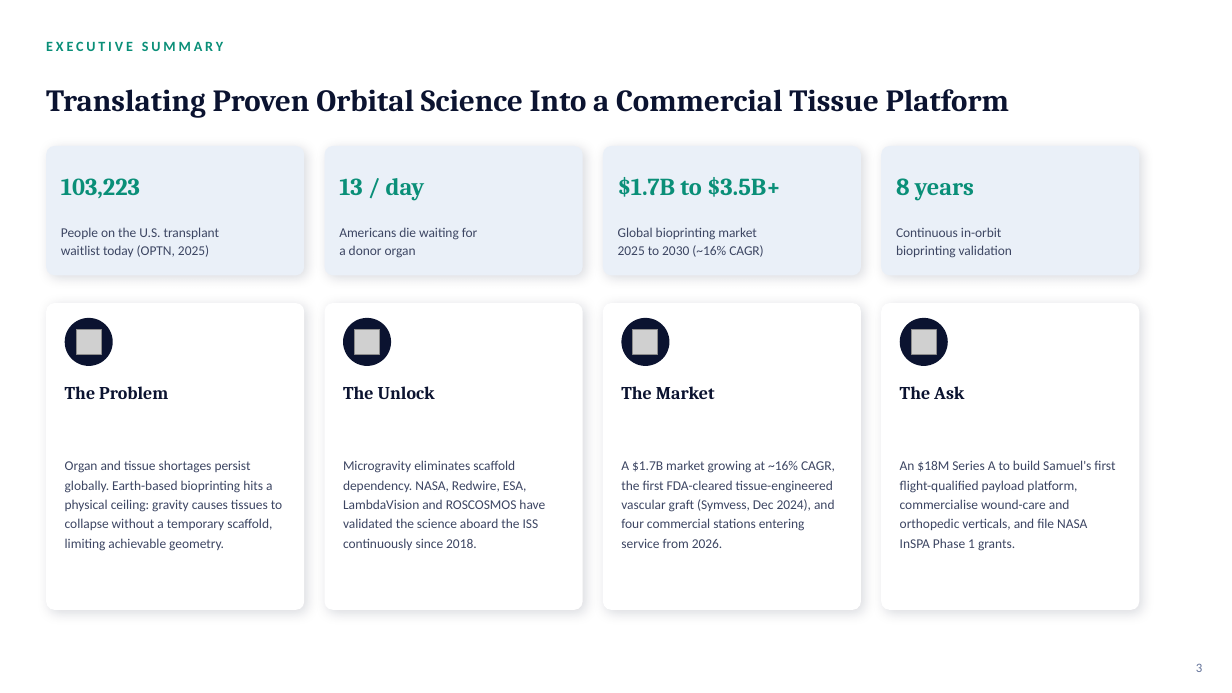
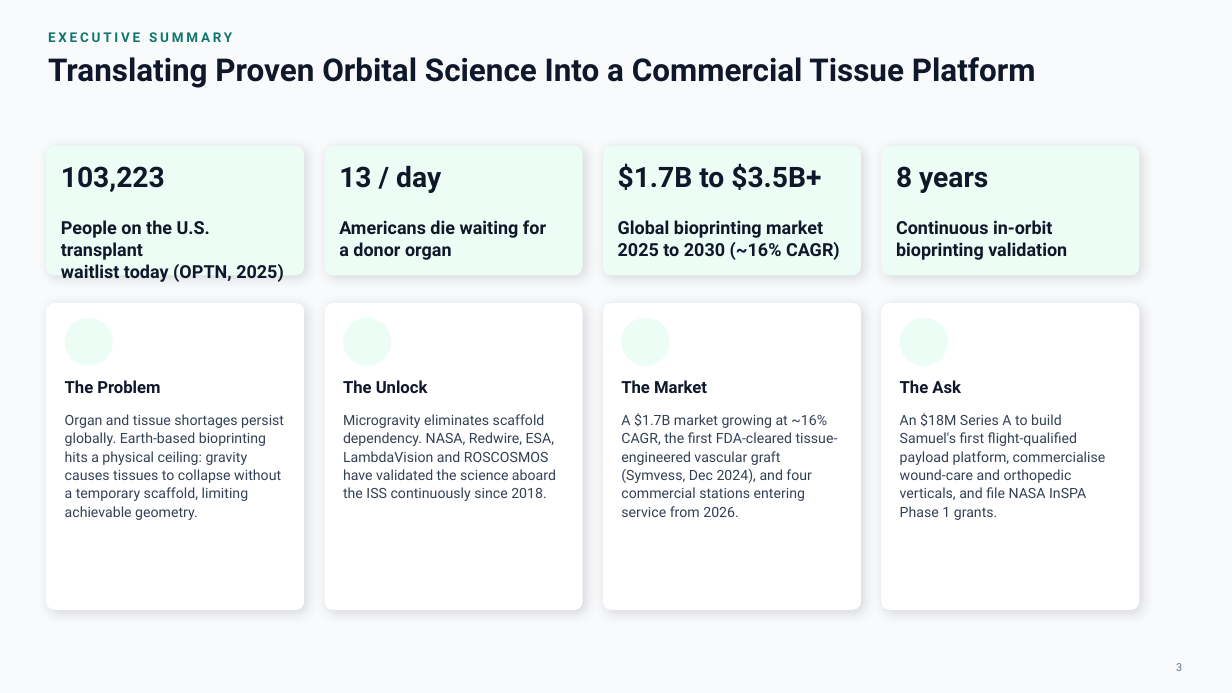
Before and after one commit to anthonyleedu/anthonyleedu, a slide deck: slide 3 of Samuel Space Organ and Tissue Engineering - Investor Presentation (2).pptx. Drawn at 1232x693 pixels with LibreOffice and Linux fonts; fonts in the diff are those of the drawing; grey boxes stand for pictures. Boxes give left, top, right and bottom in pixels: in the first picture for what was removed or moved away, otherwise in the second. Text is boxed around its words. In the diff, an @@ line names an element or a change of style, - is before the commit and + after.

```diff
--- a/Samuel Space Organ and Tissue Engineering - Investor Presentation (2).pptx
+++ b/Samuel Space Organ and Tissue Engineering - Investor Presentation (2).pptx
@@ background #FFFFFF to #F9FAFB @@
@@ text "EXECUTIVE SUMMARY" at [48,32,232,42]: size 11 to 10.5 pt, font Calibri to Roboto, text colour #0A8F78 to #0F766E @@
@@ text "Translating Proven Orbital Science Into ...": place and size @@
-text "Translating Proven Orbital Science Into ..." at [46,89,1009,118]
+text "Translating Proven Orbital Science Into ..." at [48,57,1036,88]
@@ text "Translating Proven Orbital Science Into ..." at [48,57,1036,88]: size 24 to 24.5 pt, font Cambria to Roboto, text colour #0B1330 to #0F172A; vertical alignment middle to top @@
@@ fill #EAF0F8 to #ECFDF5 in 4 elements at [46,146,304,275], [324,146,582,275], [604,146,861,275], [882,146,1140,275] @@
@@ size 19 to 22 pt, font Cambria to Roboto, text colour #0A8F78 to #0F172A; vertical alignment middle to top in 4 elements at [61,166,165,192], [339,166,441,193], [618,163,821,190], [896,166,988,193] @@
@@ size 10.5 to 14 pt, font Calibri to Roboto, text colour #3D4663 to #0F172A, bold on; line spacing 1.1 to 1.02; vertical alignment middle to top in 4 elements at [61,220,284,282], [339,220,546,260], [618,220,840,260], [896,220,1067,260] @@
@@ picture removed at [76,329,101,354] @@
@@ picture removed at [355,329,380,354] @@
@@ picture removed at [633,329,658,354] @@
@@ fill #0B1330 to #ECFDF5 in 4 elements at [65,318,113,366], [343,318,391,366], [621,318,669,366], [900,318,948,366] @@
@@ picture removed at [911,329,936,354] @@
@@ size 14 to 13 pt, font Cambria to Roboto, text colour #0B1330 to #0F172A; vertical alignment middle to top in 4 elements at [65,380,160,393], [343,380,428,393], [621,380,707,393], [900,380,961,393] @@
@@ size 10.5 to 11 pt, font Calibri to Roboto, text colour #3D4663 to #334155; line spacing 1.2 to 1.08; vertical alignment middle to top in 4 elements at [65,414,284,520], [343,414,556,501], [621,413,838,517], [900,413,1106,520] @@
@@ text "3" at [1176,663,1182,671]: size 10 to 8.5 pt, font Calibri to Roboto, text colour #64739A to #64748B; alignment right to centre @@
```
Also in this commit, not shown: 20 other slides changed.
